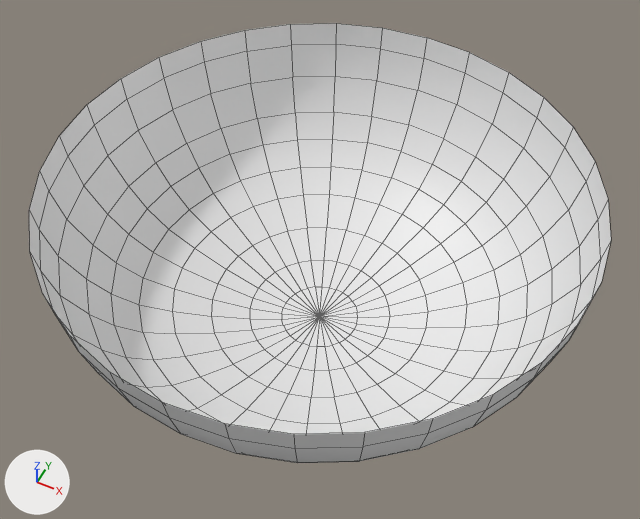
Renders of the FBX model Assets/_Circle_Roll/Models/Johnny/02/Plate_10.fbx from each side of a commit.
Camera for both pictures: a camera (50 mm lens) standing at (4.48, -8.95, 12.74) and looking at (0.02, -0.02, 1.58). Arrows for +X, +Y and +Z are at lower left; the lights stay in place. Mesh edges are drawn as thin lines. Where no turn or scale is listed for an object, it has been applied to the vertices.

The scene before the commit, as lines of its bpy script (objects in view):
```python
me_plate_10_in = bpy.data.meshes.new('Plate_10_In')
me_plate_10_in.from_pydata(...)  # 321 vertices, 320 faces; spans x -4.4..4.4, y -4.4..4.4, z 0.0..3.28
me_plate_10_in.materials.append(mat_checker)  # its picture is missing
ob_plate_10_in = bpy.data.objects.new('Plate_10_In', me_plate_10_in)
ob_plate_10_in.location = (0.0, 0.0, 0.0)
```
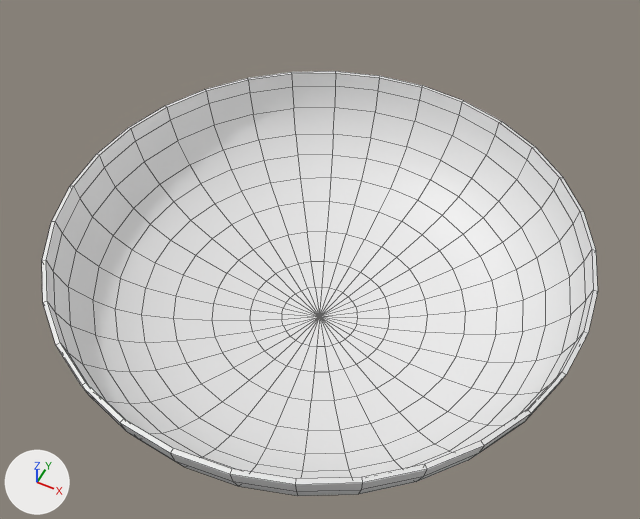
Location of each change, (x1, y1, x2, y2) in pixels of the pictures (640 x 519 px):
'Plate_10_In', mesh rescaled (6% narrower, 8% shorter): before (29, 23, 611, 463); after (46, 73, 593, 479)
'Plate_10_Out', added: after (42, 71, 598, 496)

The change in detail:
me_plate_10_in has 321 vertices, 320 faces and spans x -4.4..4.4, y -4.4..4.4, z 0.0..3.28.
me_plate_10_in is used by ob_plate_10_in; location (0.0, 0.0, 0.0).
me_plate_10_in part 1: the whole mesh is scaled about the mesh origin by (1, 1, 0.656).
Mesh me_plate_10_in_001 is new.
It has 353 vertices, 352 faces and spans x -4.48..4.48, y -4.48..4.48, z -0.08..2.16.
It uses material mat_checker (its picture is missing).
Object 'Plate_10_Out' (ob_plate_10_out) is new; it shows me_plate_10_in_001.
Its location is (0.0, 0.0, 0.0).
